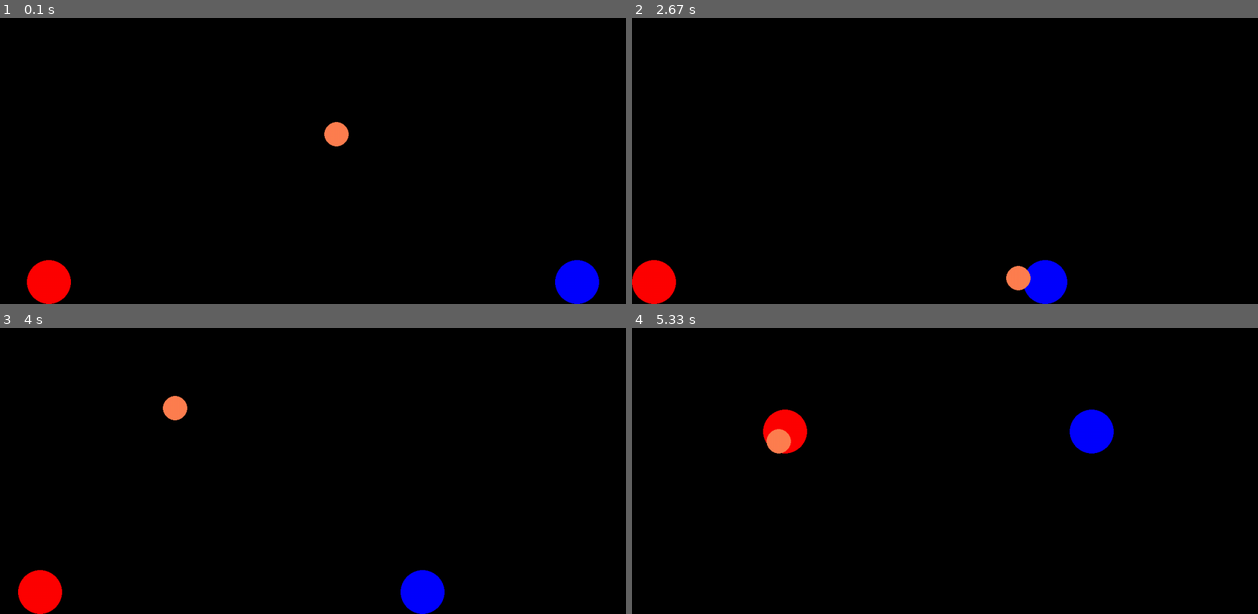
Above: before the commit, frames 1-4 (two rows, left to right).
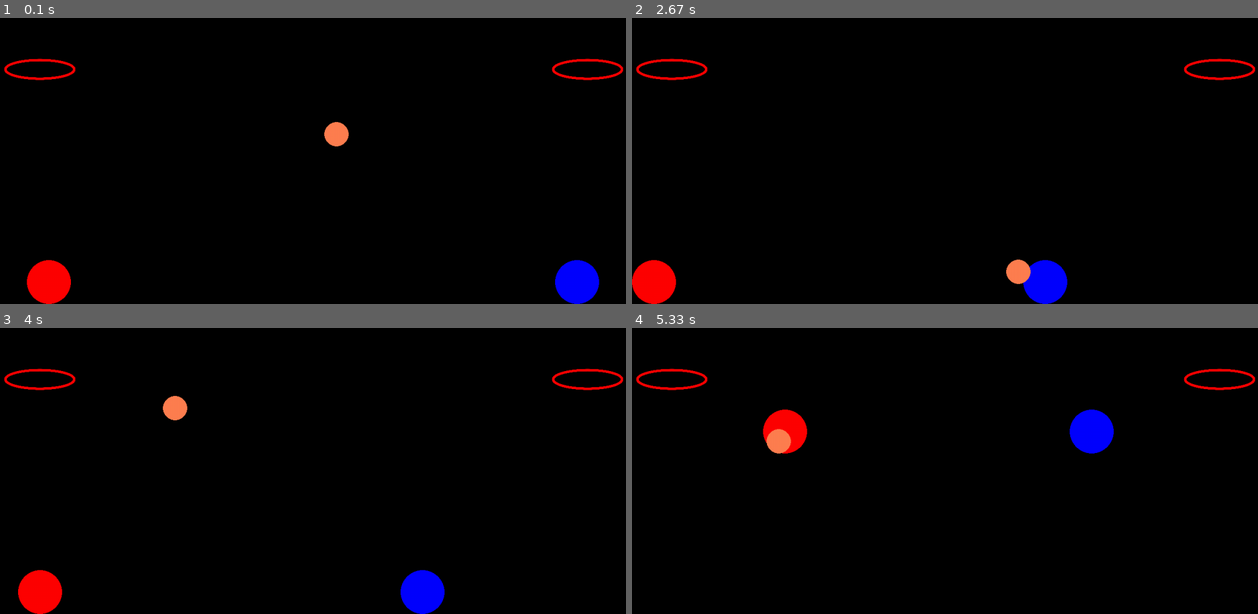
Above: after the commit, the same moments.

Repository: TaySay95/Programming
Game: pygame game, started from final.py
Same seed, same stepped clock (60 frames per second), same inputs: the game is played once before the commit and once after it.
Inputs:
- Up to frame 1 (0.1 s): no input
- Up to frame 2 (2.67 s): hold Right 0.33-0.8 s; hold Up 0.83-1.13 s; hold W 0.83-1.13 s; hold Right 1.17-1.63 s; hold D 1.17-1.63 s; hold Left 1.67-2.2 s; hold A 1.67-2.2 s; hold Left 2.23-2.63 s; hold A 2.23-2.63 s
- Up to frame 3 (4 s): hold Up 2.67-3.03 s; hold W 2.67-3.03 s; hold Right 3.07-3.7 s; hold D 3.07-3.7 s; hold Left from 3.73 s (still down); hold A from 3.73 s (still down)
- Up to frame 4 (5.33 s): release Left at 4.2 s; release A at 4.2 s; hold Right 4.23-4.7 s; hold D 4.23-4.7 s; hold Up 4.73-5.03 s; hold W 4.73-5.03 s; hold Right from 5.07 s (still down); hold D from 5.07 s (still down)

The runs differ from the first frame. In frame 1, 0.5% of the frame differs, in the area x 0-100%, y 14-22%; in frame 2, 0.7%, in the area x 0-100%, y 14-96%; in frame 3, 0.5%; in frame 4, 0.5%.

Commit message:
rim added

Diff:
--- a/final.py
+++ b/final.py
@@ -20,6 +20,20 @@
 HEIGHT = 720
 SCREEN_SIZE = (WIDTH, HEIGHT)
 
+RIMIMAGE = pg.image.load("./Images/rim.png")
+RIM = pg.transform.scale(RIMIMAGE, (RIMIMAGE.get_width() // 8, RIMIMAGE.get_height() // 8))
+
+class Rim(pg.sprite.Sprite):
+    def __init__(self, x, rim:pg.sprite.Group = None):
+        super().__init__()
+
+        self.image = RIM
+        self.rect = self.image.get_rect()
+        self.rim_sprites = rim
+        # Spawn in a random location
+        self.rect.centerx = x
+        self.rect.y = 190
+
 class Ball(pg.sprite.Sprite):
     def __init__(self, players:pg.sprite.Group = None):
         super().__init__()
@@ -41,11 +55,16 @@
         self.shotframes = 0
         self.startshot= None
         self.endshot = None
+
+        self.shot_start = 0
+
+        self.shot_cooldown = 1000
+
     def update(self):
         """ Move ball """
         collided = pg.sprite.spritecollide(self, self.player_sprites, False)
 
-        if collided:
+        if collided: # and pg.time.get_ticks() - self.shot_start > self.shot_cooldown:
             self.hold = collided[0]
 
         if self.hold:
@@ -63,7 +82,7 @@
                     self.vertical_direction = 1
                 elif self.rect.y >= 670:
                     self.vertical_direction = -1
-                self.rect.y += 3 * self.vertical_direction
+                self.rect.y += 4 * self.vertical_direction
 
             pressed = pg.key.get_pressed()
             if self.hold.rect.bottom < HEIGHT and pressed[self.hold.input["up"]]:
@@ -85,6 +104,8 @@
                 if self.hold.initial == 1180:
                     self.rect.right = self.hold.rect.left +35
             else:
+                self.shot_start = pg.time.get_ticks()
+
                 self.shotframes =0
                 if self.hold.initial == 100:
                     self.hold = None
@@ -207,17 +228,22 @@
 
     all_sprites = pg.sprite.Group()
     player_sprites = pg.sprite.Group()
+    rim_sprites = pg.sprite.Group()
     # Create the Player sprite object
 
     player = Player(BLUE, {'left': pg.K_LEFT, 'right': pg.K_RIGHT, 'up': pg.K_UP, 'down': pg.K_DOWN}, 1180, 720,)
     player2 = Player(RED, {'left': pg.K_a, 'right': pg.K_d, 'up': pg.K_w, 'down': pg.K_s}, 100, 720,)
     player_sprites.add(player)
     player_sprites.add(player2)
+
+    rim1 = Rim(80, rim_sprites)
+    rim2 = Rim(1200, rim_sprites)
     ball = Ball(player_sprites)
     all_sprites.add(player)
     all_sprites.add(player2)
     all_sprites.add(ball)
-
+    all_sprites.add(rim1)
+    all_sprites.add(rim2)
     pg.display.set_caption("GAME")
 
     # --Main Loop--
Binary file added: Images/rim.png
